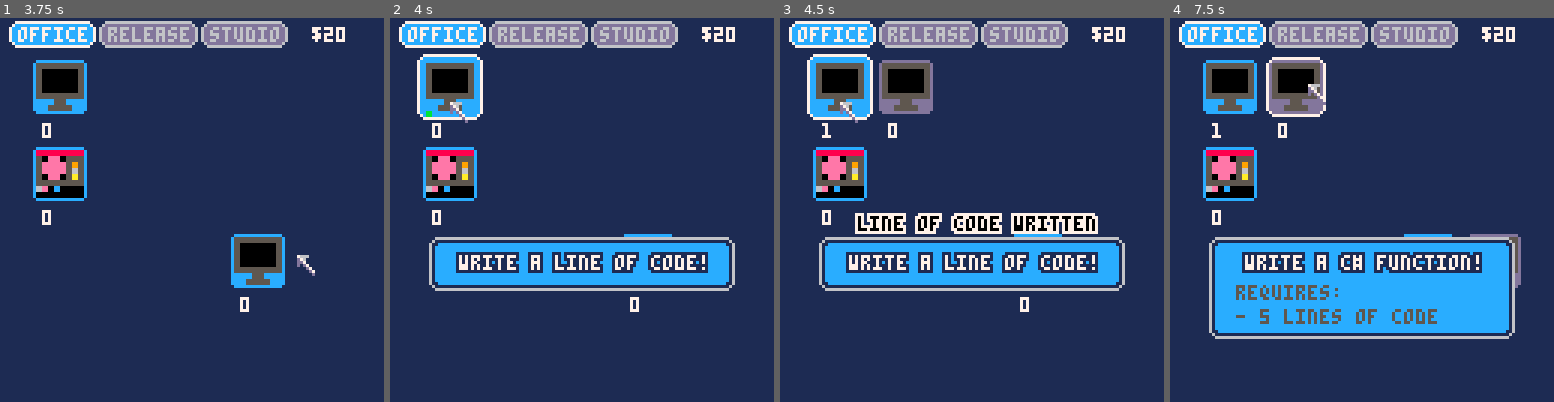
Above: before the commit, frames 1-4 (left to right).
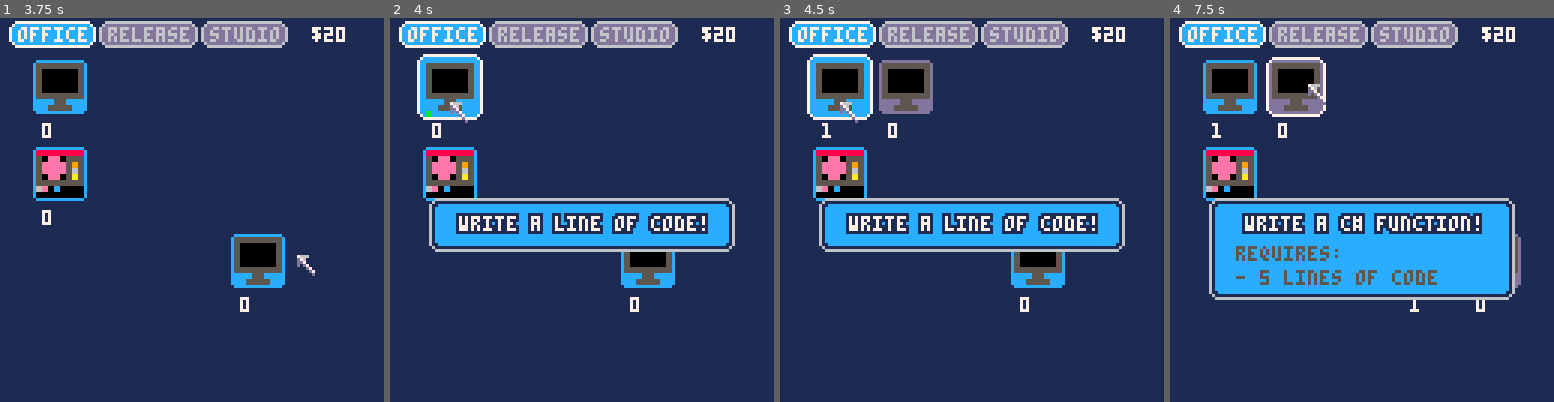
Above: after the commit, the same moments.

Repository: wesen/carts
Game: PICO-8 cartridge games/gamedevgame/gamedevgame.p8
Same seed, same stepped clock (60 frames per second), same inputs: the game is played once before the commit and once after it.
Inputs (mouse positions are in pixels of both pictures, inside the frame that each line leads up to):
- Up to frame 1 (3.75 s): click (280, 121) at 0.67 s; click (46, 267) at 1.22 s; click (107, 114) at 1.77 s; click (172, 259) at 2.32 s; click (234, 106) at 2.87 s; click (295, 256) at 3.42 s
- Up to frame 2 (4 s): click (451, 102) at 3.97 s
- Up to frame 3 (4.5 s): no input
- Up to frame 4 (7.5 s): click (1292, 248) at 4.52 s; click (1354, 94) at 5.07 s; click (1419, 244) at 5.62 s; click (1481, 90) at 6.17 s; click (1246, 236) at 6.72 s; click (1308, 83) at 7.27 s

Frame 1 is identical in both runs. In frame 2, 13% of the frame differs, in the area x 10-90%, y 46-72%; in frame 3, 14%; in frame 4, 19%, in the area x 10-90%, y 46-84%.

Commit message:
Display resources created by a worker

Diff:
--- a/games/gamedevgame/dialogbox.lua
+++ b/games/gamedevgame/dialogbox.lua
@@ -6,10 +6,10 @@
 glb_dialogbox=cls_dialogbox.init()
 
 function cls_dialogbox:draw()
- local y=75
+ local y=62
  if (not self.visible) return
 
- if (glb_mouse_y>64) y=15
+ if (glb_mouse_y>60) y=15
  local h=14+(#self.text-1)*8
 
  draw_rounded_rect2(15,y+0,98,h,12,1,6)
--- a/games/gamedevgame/gamedevgame.p8
+++ b/games/gamedevgame/gamedevgame.p8
@@ -621,10 +621,10 @@
 glb_dialogbox=cls_dialogbox.init()
 
 function cls_dialogbox:draw()
- local y=75
+ local y=62
  if (not self.visible) return
 
- if (glb_mouse_y>64) y=15
+ if (glb_mouse_y>60) y=15
  local h=14+(#self.text-1)*8
 
  draw_rounded_rect2(15,y+0,98,h,12,1,6)
@@ -1287,49 +1287,52 @@
 end
 
 spr_coder=64
+coder_auto_resources={res_func,res_csharp_file,res_contract_work}
+coder_salary=0.05
 cls_coder=subclass(cls_worker,function(self,duration)
  cls_worker._ctr(self,duration)
  self.default_resource=res_loc
- self.auto_resources={res_func,res_csharp_file,res_contract_work}
  self.tab=tab_game
- self.cost=0.05
 end)
 
 spr_gfx_artist=80
+gfx_artist_salary=0.05
+gfx_artist_auto_resources={res_tilemap,res_sprite,res_animation}
 cls_gfx_artist=subclass(cls_worker,function(self,duration)
  cls_worker._ctr(self,duration)
  self.default_resource=res_pixel
- self.auto_resources={res_tilemap,res_sprite,res_animation}
  self.tab=tab_game
- self.cost=0.05
 end)
 
 spr_game_designer=96
+game_designer_auto_resources={res_prop,res_character,res_level}
+game_designer_salary=0.1
 cls_game_designer=subclass(cls_worker,function(self,duration)
  cls_worker._ctr(self,duration)
- self.auto_resources={res_prop,res_character,res_level}
  self.tab=tab_game
- self.cost=0.1
 end)
 
 spr_tweeter=96
+tweeter_salary=0.1
+tweeter_auto_resources={res_tweet}
 cls_tweeter=subclass(cls_worker,function(self,duration)
  cls_worker._ctr(self,duration)
- self.auto_resources={res_tweet}
  self.tab=tab_release
 end)
 
 spr_youtuber=64
+youtuber_salary=0.1
+youtuber_auto_resources={res_youtube}
 cls_youtuber=subclass(cls_worker,function(self,duration)
  cls_worker._ctr(self,duration)
- self.auto_resources={res_youtube}
  self.tab=tab_release
 end)
 
 spr_twitcher=80
+twitcher_salary=0.2
+twitcher_auto_resources={res_twitch}
 cls_twitcher=subclass(cls_worker,function(self,duration)
  cls_worker._ctr(self,duration)
- self.auto_resources={res_twitch}
  self.tab=tab_release
 end)
 
@@ -1341,13 +1344,15 @@
  self.tab=tab_release
 end)
 
-cls_hire_worker=class(function(self,name,cls,dependencies,spr,cost)
+cls_hire_worker=class(function(self,name,cls,dependencies,spr,cost,auto_resources,salary)
  self.cls=cls
  self.name=name
  self.workers={}
  self.dependencies=dependencies
  self.spr=spr
  self.cost=cost
+ self.salary=salary
+ self.auto_resources=auto_resources
 
  self.button=cls_button.init(0,0,self.name)
  local button=self.button
@@ -1359,6 +1364,10 @@
  button.is_visible=function() return true end
  button.on_hover=function()
   tab_money.current_hire_worker=self
+  if button.is_active() then
+   glb_dialogbox.visible=true
+   glb_dialogbox.text=self:get_display_text()
+  end
  end
  button.on_click=function()
   if (self:is_hireable()) self:hire()
@@ -1380,11 +1389,17 @@
  dismiss_button.on_click=function()
   self:dismiss()
  end
+ dismiss_button.on_hover=function()
+  glb_dialogbox.visible=true
+  glb_dialogbox.text={{7,"dismiss "..self.name}}
+ end
 end)
 
 function cls_hire_worker:hire()
  local w=self.cls.init(2+rnd(2))
  glb_resource_manager.money-=self.cost
+ w.auto_resources=self.auto_resources
+ w.cost=self.salary
  add(self.workers,w)
  w.spr=self.spr
 end
@@ -1406,13 +1421,52 @@
  end
 end
 
+function cls_hire_worker:get_display_text()
+ local result={
+  {7,"hire a "..self.name},
+  {7,"cost: $"..tostr(self.cost)},
+  {7,"salary: $"..tostr(self.salary)},
+  {7,"produces:"}
+ }
+
+ for _,resource in pairs(self.auto_resources) do
+  add(result,{7,"- "..resource.full_name})
+ end
+
+ return result
+end
+
 glb_hire_workers={
- cls_hire_worker.init("coder",cls_coder,{},spr_coder,5),
- cls_hire_worker.init("artist",cls_gfx_artist,{},spr_gfx_artist,20),
- cls_hire_worker.init("game designer",cls_game_designer,{},spr_game_designer,20),
- cls_hire_worker.init("tweeter",cls_tweeter,{release=0},spr_tweeter,10),
- cls_hire_worker.init("youtuber",cls_youtuber,{release=0},spr_youtuber,10),
- cls_hire_worker.init("twitcher",cls_twitcher,{release=0},spr_twitcher,10)
+ cls_hire_worker.init(
+  "coder",cls_coder,{},spr_coder,5,
+  coder_auto_resources,
+  coder_salary
+ ),
+  cls_hire_worker.init(
+  "artist",cls_gfx_artist,{},spr_gfx_artist,20,
+  gfx_artist_auto_resources,
+  gfx_artist_salary
+ ),
+ cls_hire_worker.init(
+  "game designer",cls_game_designer,{},spr_game_designer,20,
+  game_designer_auto_resources,
+  game_designer_salary
+ ),
+ cls_hire_worker.init(
+  "tweeter",cls_tweeter,{build=0},spr_tweeter,10,
+  tweeter_auto_resources,
+  tweeter_salary
+ ),
+ cls_hire_worker.init(
+  "youtuber",cls_youtuber,{build=0},spr_youtuber,10,
+  youtuber_auto_resources,
+  youtuber_salary
+ ),
+ cls_hire_worker.init(
+  "twitcher",cls_twitcher,{build=0},spr_twitcher,10,
+  twitcher_auto_resources,
+  twitcher_salary
+ )
 }
 
 
--- a/games/gamedevgame/hire_worker.lua
+++ b/games/gamedevgame/hire_worker.lua
@@ -1,10 +1,12 @@
-cls_hire_worker=class(function(self,name,cls,dependencies,spr,cost)
+cls_hire_worker=class(function(self,name,cls,dependencies,spr,cost,auto_resources,salary)
  self.cls=cls
  self.name=name
  self.workers={}
  self.dependencies=dependencies
  self.spr=spr
  self.cost=cost
+ self.salary=salary
+ self.auto_resources=auto_resources
 
  self.button=cls_button.init(0,0,self.name)
  local button=self.button
@@ -16,6 +18,10 @@
  button.is_visible=function() return true end
  button.on_hover=function()
   tab_money.current_hire_worker=self
+  if button.is_active() then
+   glb_dialogbox.visible=true
+   glb_dialogbox.text=self:get_display_text()
+  end
  end
  button.on_click=function()
   if (self:is_hireable()) self:hire()
@@ -37,11 +43,17 @@
  dismiss_button.on_click=function()
   self:dismiss()
  end
+ dismiss_button.on_hover=function()
+  glb_dialogbox.visible=true
+  glb_dialogbox.text={{7,"dismiss "..self.name}}
+ end
 end)
 
 function cls_hire_worker:hire()
  local w=self.cls.init(2+rnd(2))
  glb_resource_manager.money-=self.cost
+ w.auto_resources=self.auto_resources
+ w.cost=self.salary
  add(self.workers,w)
  w.spr=self.spr
 end
@@ -63,11 +75,50 @@
  end
 end
 
+function cls_hire_worker:get_display_text()
+ local result={
+  {7,"hire a "..self.name},
+  {7,"cost: $"..tostr(self.cost)},
+  {7,"salary: $"..tostr(self.salary)},
+  {7,"produces:"}
+ }
+
+ for _,resource in pairs(self.auto_resources) do
+  add(result,{7,"- "..resource.full_name})
+ end
+
+ return result
+end
+
 glb_hire_workers={
- cls_hire_worker.init("coder",cls_coder,{},spr_coder,5),
- cls_hire_worker.init("artist",cls_gfx_artist,{},spr_gfx_artist,20),
- cls_hire_worker.init("game designer",cls_game_designer,{},spr_game_designer,20),
- cls_hire_worker.init("tweeter",cls_tweeter,{release=0},spr_tweeter,10),
- cls_hire_worker.init("youtuber",cls_youtuber,{release=0},spr_youtuber,10),
- cls_hire_worker.init("twitcher",cls_twitcher,{release=0},spr_twitcher,10)
+ cls_hire_worker.init(
+  "coder",cls_coder,{},spr_coder,5,
+  coder_auto_resources,
+  coder_salary
+ ),
+  cls_hire_worker.init(
+  "artist",cls_gfx_artist,{},spr_gfx_artist,20,
+  gfx_artist_auto_resources,
+  gfx_artist_salary
+ ),
+ cls_hire_worker.init(
+  "game designer",cls_game_designer,{},spr_game_designer,20,
+  game_designer_auto_resources,
+  game_designer_salary
+ ),
+ cls_hire_worker.init(
+  "tweeter",cls_tweeter,{build=0},spr_tweeter,10,
+  tweeter_auto_resources,
+  tweeter_salary
+ ),
+ cls_hire_worker.init(
+  "youtuber",cls_youtuber,{build=0},spr_youtuber,10,
+  youtuber_auto_resources,
+  youtuber_salary
+ ),
+ cls_hire_worker.init(
+  "twitcher",cls_twitcher,{build=0},spr_twitcher,10,
+  twitcher_auto_resources,
+  twitcher_salary
+ )
 }
--- a/games/gamedevgame/worker.lua
+++ b/games/gamedevgame/worker.lua
@@ -91,49 +91,52 @@
 end
 
 spr_coder=64
+coder_auto_resources={res_func,res_csharp_file,res_contract_work}
+coder_salary=0.05
 cls_coder=subclass(cls_worker,function(self,duration)
  cls_worker._ctr(self,duration)
  self.default_resource=res_loc
- self.auto_resources={res_func,res_csharp_file,res_contract_work}
  self.tab=tab_game
- self.cost=0.05
 end)
 
 spr_gfx_artist=80
+gfx_artist_salary=0.05
+gfx_artist_auto_resources={res_tilemap,res_sprite,res_animation}
 cls_gfx_artist=subclass(cls_worker,function(self,duration)
  cls_worker._ctr(self,duration)
  self.default_resource=res_pixel
- self.auto_resources={res_tilemap,res_sprite,res_animation}
  self.tab=tab_game
- self.cost=0.05
 end)
 
 spr_game_designer=96
+game_designer_auto_resources={res_prop,res_character,res_level}
+game_designer_salary=0.1
 cls_game_designer=subclass(cls_worker,function(self,duration)
  cls_worker._ctr(self,duration)
- self.auto_resources={res_prop,res_character,res_level}
  self.tab=tab_game
- self.cost=0.1
 end)
 
 spr_tweeter=96
+tweeter_salary=0.1
+tweeter_auto_resources={res_tweet}
 cls_tweeter=subclass(cls_worker,function(self,duration)
  cls_worker._ctr(self,duration)
- self.auto_resources={res_tweet}
  self.tab=tab_release
 end)
 
 spr_youtuber=64
+youtuber_salary=0.1
+youtuber_auto_resources={res_youtube}
 cls_youtuber=subclass(cls_worker,function(self,duration)
  cls_worker._ctr(self,duration)
- self.auto_resources={res_youtube}
  self.tab=tab_release
 end)
 
 spr_twitcher=80
+twitcher_salary=0.2
+twitcher_auto_resources={res_twitch}
 cls_twitcher=subclass(cls_worker,function(self,duration)
  cls_worker._ctr(self,duration)
- self.auto_resources={res_twitch}
  self.tab=tab_release
 end)
 
